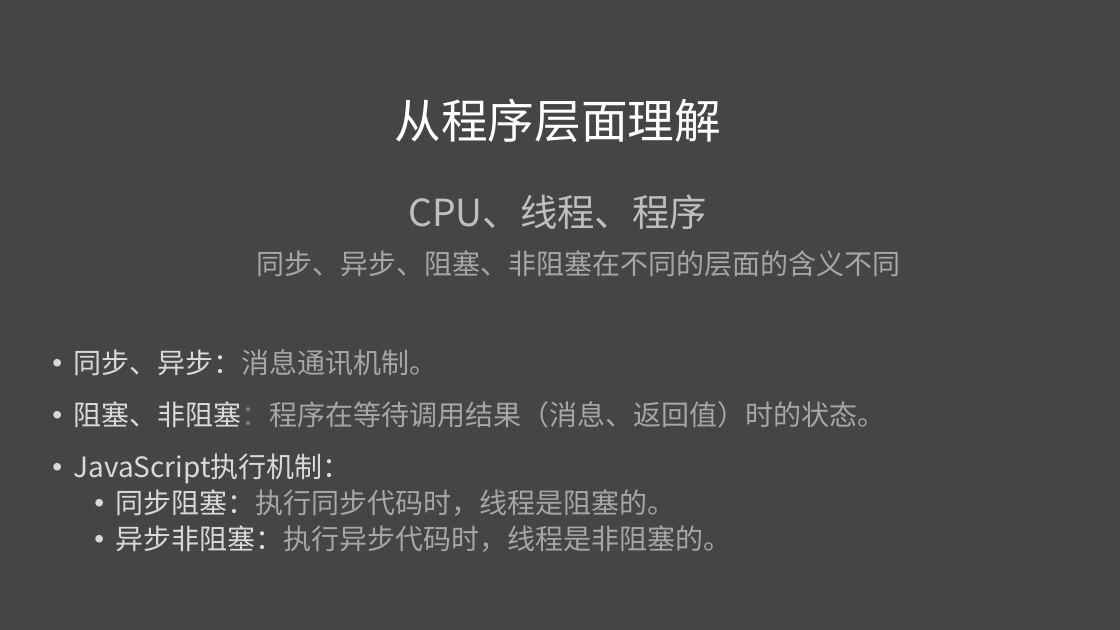
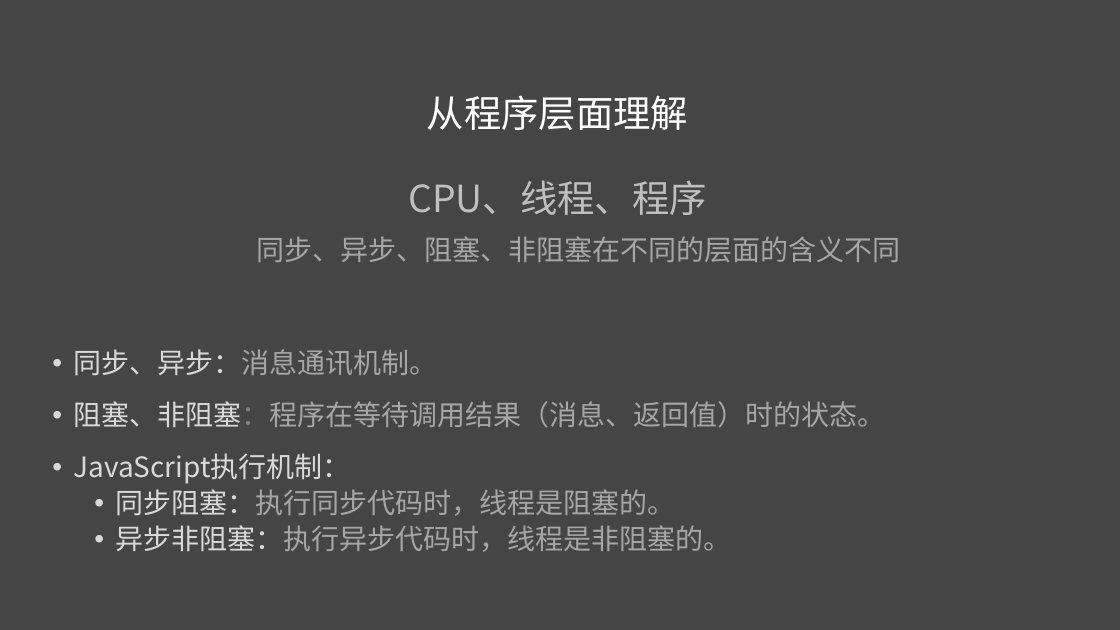
Before and after one commit to liuweiGL/share, a slide deck: slide 11 of ppt/JavaScript基础二.pptx (slide 5 before the commit). Drawn at 1120x630 pixels with LibreOffice and Linux fonts; fonts in the diff are those of the drawing. Boxes give left, top, right and bottom in pixels: in the first picture for what was removed or moved away, otherwise in the second. Text is boxed around its words. In the diff, an @@ line names an element or a change of style, - is before the commit and + after.

```diff
--- a/ppt/JavaScript基础二.pptx
+++ b/ppt/JavaScript基础二.pptx
@@ text at <box>427,95,688,130</box>: size 40 to 32 pt in "从程序层面理解" @@
```
Also in this commit, not shown: 5 other slides changed, 6 slides added.
